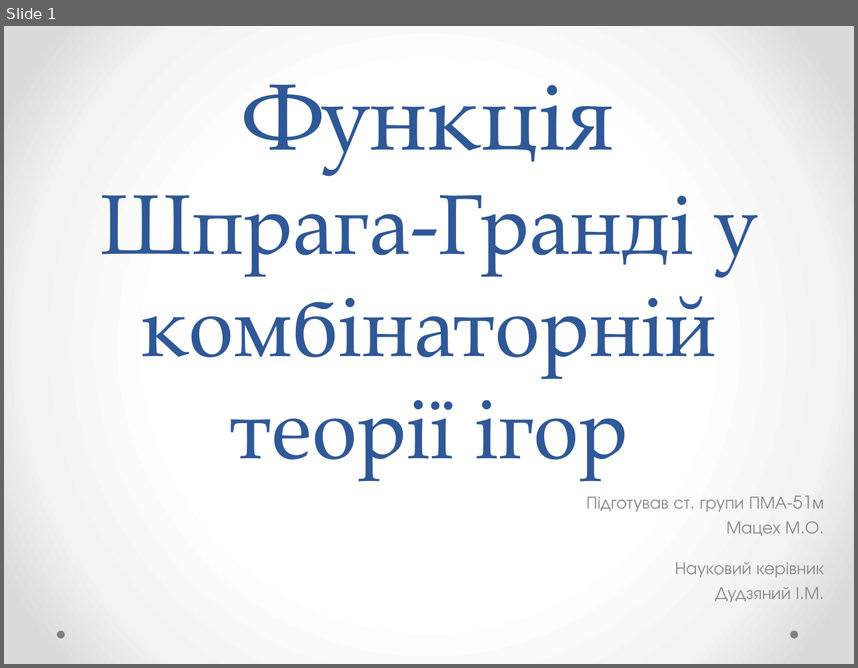
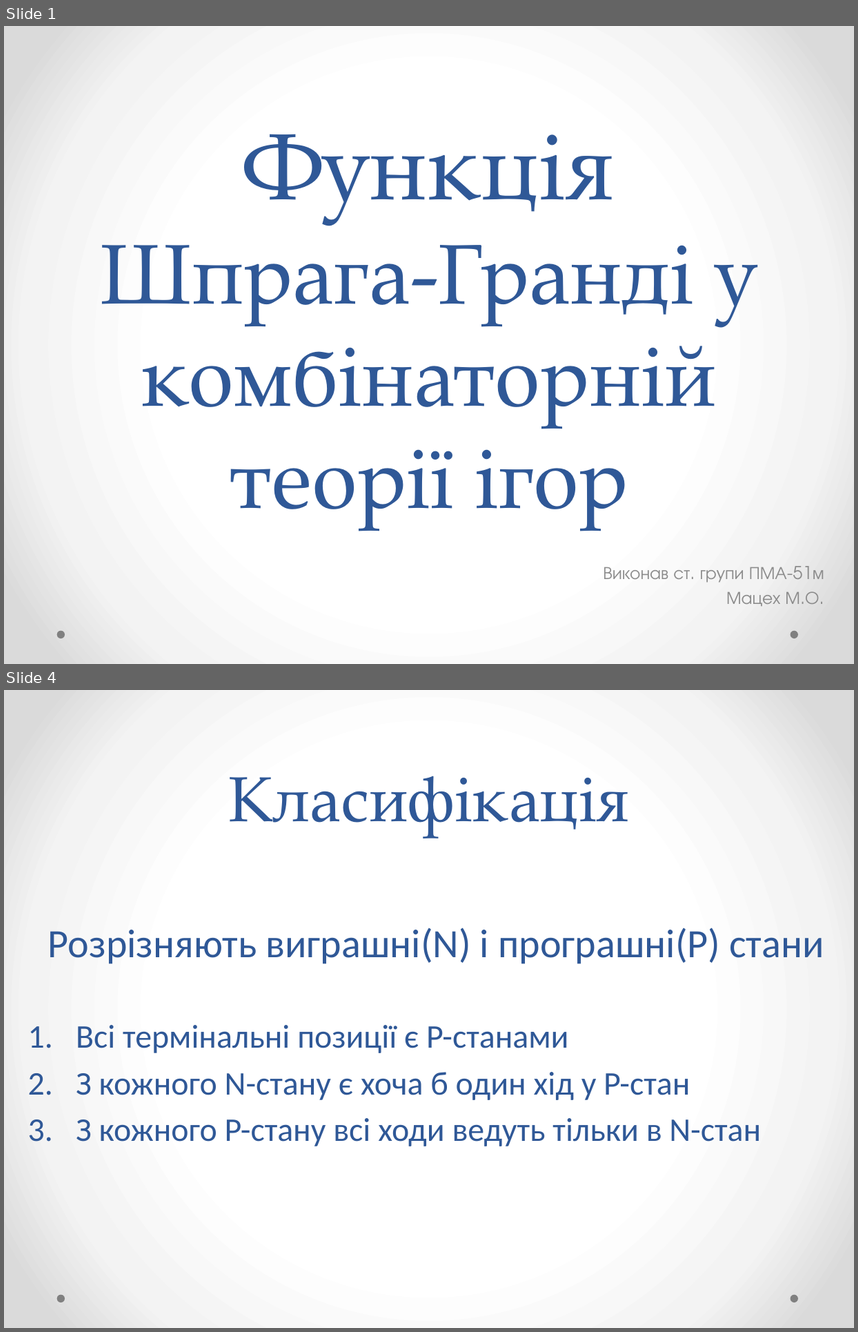
Before and after one commit to MarkiyanMatsekh/SpragueGrundyTheory, a slide deck: PaperWork/Presentation.pptx. Shown one above the other, each under a label of ours: slide 1 before the commit, slides 1 and 4 after it; the slides between them are not shown. The pictures are 858x668 and 858x1332 pixels, drawn with LibreOffice and Linux fonts; fonts in the diff are those of the drawing. Boxes give left, top, right and bottom in pixels: in the first picture for what was removed or moved away, otherwise in the second. Text is boxed around its words. In the diff, an @@ line names an element or a change of style, - is before the commit and + after.

```diff
--- a/PaperWork/Presentation.pptx
+++ b/PaperWork/Presentation.pptx
@@ slide 4 added at (4, 690, 854, 1328), background gradient #FFFFFF to #F4F4F4 to #DADADA; not listed: 2 template elements that a slide beside it also shows @@
@@ title added at (228, 776, 629, 837), 54 pt, text #2F5897 @@
+Класифікація
@@ text added at (48, 927, 824, 964), 34 pt, text #2F5897 @@
+Розрізняють виграшні(N) і програшні(P) стани
@@ text added at (76, 1025, 761, 1146), 28 pt, text #2F5897 @@
+1. Всі термінальні позиції є P-станами
+2. З кожного N-стану є хоча б один хід у P-стан
+3. З кожного P-стану всі ходи ведуть тільки в N-стан
@@ slide 1 changed as well @@
@@ title "Функція Шпрага-Гранді у комбінаторній теорії ...": place and size @@
-title "Функція Шпрага-Гранді у комбінаторній теорії ..." at (101, 84, 757, 479)
+title "Функція Шпрага-Гранді у комбінаторній теорії ..." at (101, 134, 757, 528)
@@ subtitle "Виконав ст. групи ПМА-51м": place and size @@
-subtitle "Виконав ст. групи ПМА-51м" at (586, 496, 819, 535)
+subtitle "Виконав ст. групи ПМА-51м" at (603, 567, 819, 606)
@@ text removed at (675, 561, 824, 602) @@
-Науковий керівник
-Дудзяний І.М.
@@ subtitle at (603, 567, 787, 582): text changed @@
-Підготував ст. групи ПМА-51м
+Виконав ст. групи ПМА-51м
```
Also in this commit, not shown: 10 other slides changed, 11 other slides added, 4 slides removed, 8 other files.
